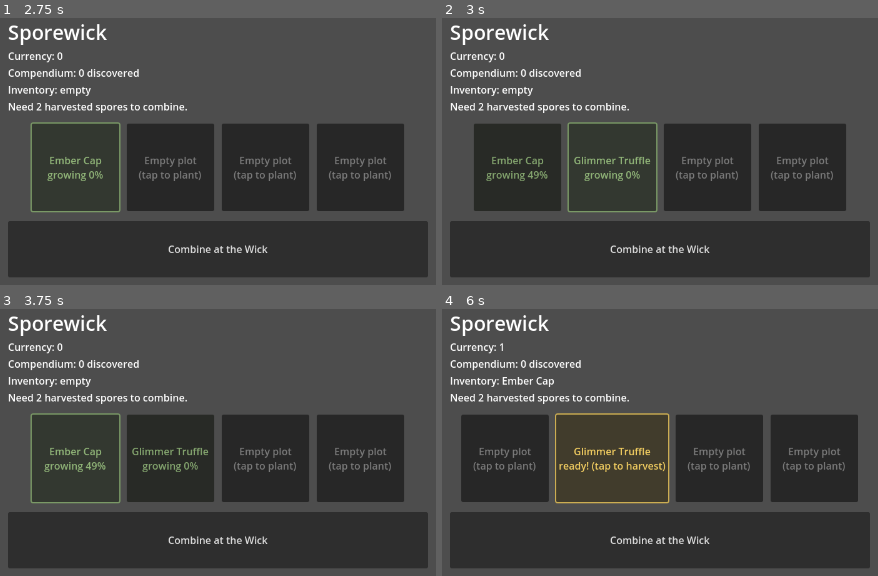
Above: before the commit, frames 1-4 (two rows, left to right).
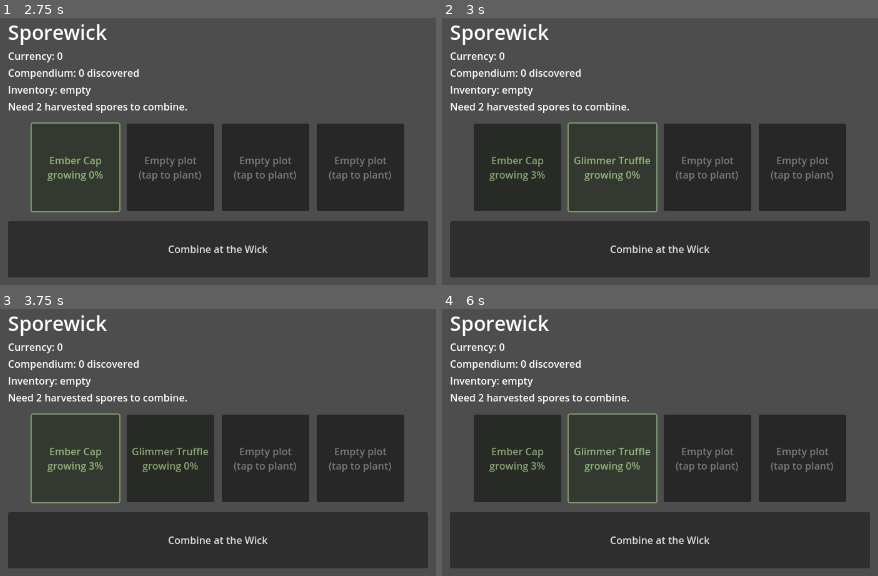
Above: after the commit, the same moments.

Repository: acophisoph/Game-Factory
Game: Godot game, scene res://scenes/Main.tscn
Same seed, same stepped clock (60 frames per second), same inputs: the game is played once before the commit and once after it.
Inputs (mouse positions are in pixels of both pictures, inside the frame that each line leads up to):
- Up to frame 1 (2.75 s): click "Combine at the Wick" at 0.5 s; click "Empty plot (tap to plant)" at 1.25 s; click "Ember Cap growing 0%" at 2 s
- Up to frame 2 (3 s): click "Empty plot (tap to plant)" at 2.75 s
- Up to frame 3 (3.75 s): click (74, 458) at 3.5 s, where only the run before the commit has a clickable "Ember Cap growing 49%"
- Up to frame 4 (6 s): click (516, 458) at 4.25 s, where only the run after the commit has a clickable "Ember Cap growing 3%"; click (516, 458) at 5 s, where only the run before the commit has a clickable "Ember Cap ready! (tap to harv…"; click (612, 458) at 5.75 s, where only the run before the commit has a clickable "Glimmer Truffle growing 74%"

Frame 1 is identical in both runs. In frame 2, 0.2% of the frame differs, in the area x 10-25%, y 57-62%; in frame 3, 0.2%; in frame 4, 8.7%, in the area x 4-96%, y 12-74%.

Commit message:
Run #2: gameplay pass (growth timing, Twin Bloom) + fix headless-verify path bug
- Raise growth timer from 3s prototyping placeholder to 45s; keep 3s for
  the --verify autopilot via a new VERIFY_GROW_SECONDS constant.
- Resolve the open same-type-combine question: combining two spores of
  the same base type now yields a deliberate "Twin Bloom: <type>" result
  instead of a silent "Mystery Spore" fallback.
- Fix tools/run_headless_verify.sh: a relative PROJECT_DIR combined with
  Godot's chdir-on-launch doubled the default screenshot output path.
  Resolve PROJECT_DIR to an absolute path up front instead.
- Re-verified headlessly: all 9 autopilot assertions pass with fresh
  rendered screenshots.
- Flag a critical timeline risk in STATE.md: three weeks of scheduled
  runs did not fire, leaving only 3 days to the Shipaton deadline with
  most of the pipeline (including store account setup, which needs the
  human) still untouched.

Co-Authored-By: Claude Sonnet 5 <noreply@anthropic.com>
Claude-Session: https://claude.ai/code/session_01A29qTSmQaeYTYC7ndiUJzT

Diff:
--- a/game/sporewick/scripts/main.gd
+++ b/game/sporewick/scripts/main.gd
@@ -3,7 +3,8 @@
 # Sporewick core loop: plant -> grow -> harvest -> combine at the Wick ->
 # discover a hybrid species in the compendium.
 
-const GROW_SECONDS := 3.0
+const GROW_SECONDS := 45.0
+const VERIFY_GROW_SECONDS := 3.0
 const PLOT_COUNT := 4
 
 const BASE_SPORES := ["Ember Cap", "Moss Puff", "Glimmer Truffle"]
@@ -13,6 +14,13 @@
 	"Ember Cap|Glimmer Truffle": "Suncap Ember",
 	"Glimmer Truffle|Moss Puff": "Duskmoss Lantern",
 }
+
+# Combining two spores of the same base type is a deliberate "Twin Bloom"
+# path rather than a fallback: it rewards players who couldn't diversify
+# yet with a small guaranteed result, while cross-type combos stay the
+# valuable/rare path via RECIPES. Decided during the 2026-09-27 gameplay
+# pass (previously an undecided silent fallback to "Mystery Spore").
+const TWIN_BLOOM_PREFIX := "Twin Bloom: "
 
 enum PlotState { EMPTY, GROWING, READY }
 
@@ -29,6 +37,7 @@
 var _wick_button: Button
 
 var autopilot_ok := true
+var _grow_seconds := GROW_SECONDS
 
 
 func _ready() -> void:
@@ -41,6 +50,7 @@
 
 	var args := OS.get_cmdline_user_args()
 	if args.has("--verify"):
+		_grow_seconds = VERIFY_GROW_SECONDS
 		var outdir := "res://verification_output"
 		for a in args:
 			if a.begins_with("--outdir="):
@@ -54,7 +64,7 @@
 	for plot in plots:
 		if plot.state == PlotState.GROWING:
 			plot.timer += delta
-			if plot.timer >= GROW_SECONDS:
+			if plot.timer >= _grow_seconds:
 				plot.state = PlotState.READY
 				changed = true
 	if changed:
@@ -88,10 +98,14 @@
 		return false
 	var a: String = inventory.pop_front()
 	var b: String = inventory.pop_front()
-	var pair: Array[String] = [a, b]
-	pair.sort()
-	var key: String = pair[0] + "|" + pair[1]
-	var result: String = RECIPES.get(key, "Mystery Spore")
+	var result: String
+	if a == b:
+		result = TWIN_BLOOM_PREFIX + a
+	else:
+		var pair: Array[String] = [a, b]
+		pair.sort()
+		var key: String = pair[0] + "|" + pair[1]
+		result = RECIPES.get(key, "Mystery Spore")
 	var is_new := not compendium.has(result)
 	compendium[result] = compendium.get(result, 0) + 1
 	currency += 10 if is_new else 3
@@ -186,7 +200,7 @@
 				btn.text = "Empty plot\n(tap to plant)"
 				btn.modulate = Color(0.55, 0.55, 0.55)
 			PlotState.GROWING:
-				var pct := int(100.0 * plot.timer / GROW_SECONDS)
+				var pct := int(100.0 * plot.timer / _grow_seconds)
 				btn.text = "%s\ngrowing %d%%" % [plot.spore_type, pct]
 				btn.modulate = Color(0.6, 0.75, 0.5)
 			PlotState.READY:
@@ -223,7 +237,7 @@
 	_assert(plant_at(1), "plant plot 1")
 	await _screenshot(outdir, "01_planted")
 
-	await get_tree().create_timer(GROW_SECONDS + 0.5).timeout
+	await get_tree().create_timer(_grow_seconds + 0.5).timeout
 	_assert(plots[0].state == PlotState.READY, "plot 0 grew to ready")
 	_assert(plots[1].state == PlotState.READY, "plot 1 grew to ready")
 	await _screenshot(outdir, "02_grown")
Binary file changed: game/sporewick/verification_output/01_planted.png
Binary file changed: game/sporewick/verification_output/02_grown.png
Binary file changed: game/sporewick/verification_output/03_harvested.png
Not shown, changed: NAME_CHECK.md
Not shown, added: SOCIAL_SNIPPETS/2026-09-27.md
Not shown, changed: STATE.md
Not shown, changed: tools/run_headless_verify.sh
